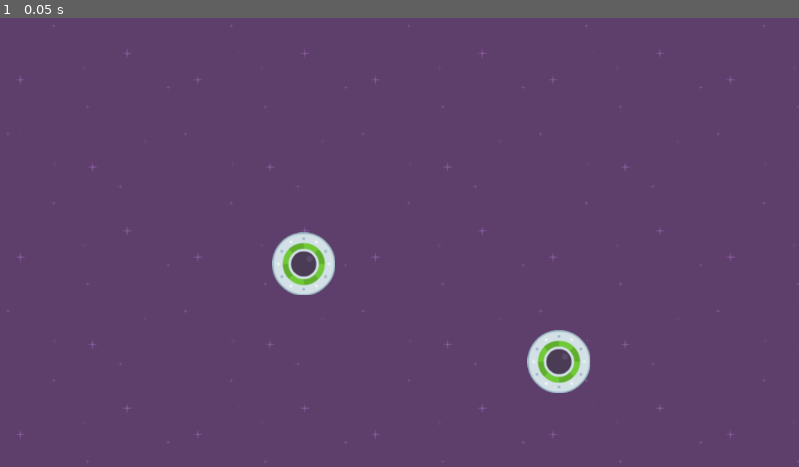
Above: before the commit, frame 1.
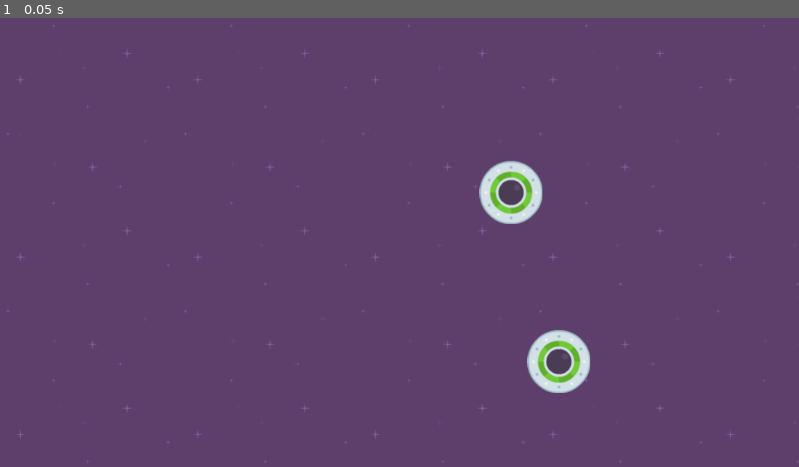
Above: after the commit, the same moment.

Repository: TommyVanAcker/speedy-saucer
Game: Godot game, scene res://level_1.tscn
Two runs of this game, one before a commit and one after it. Both use one fixed random seed, a clock stepped at 60 frames per second and the inputs below.
Inputs:
- Up to frame 1 (0.05 s): no input

The runs differ from the first frame. In frame 1, 1.5% of the frame differs, in the area x 34-68%, y 31-62%.

Commit message:
change player position

Diff:
--- a/level_1.tscn
+++ b/level_1.tscn
@@ -15,4 +15,4 @@
 position = Vector2(806, 496)
 
 [node name="Player2" parent="." instance=ExtResource("2_hbghi")]
-position = Vector2(438, 355)
+position = Vector2(737, 252)
